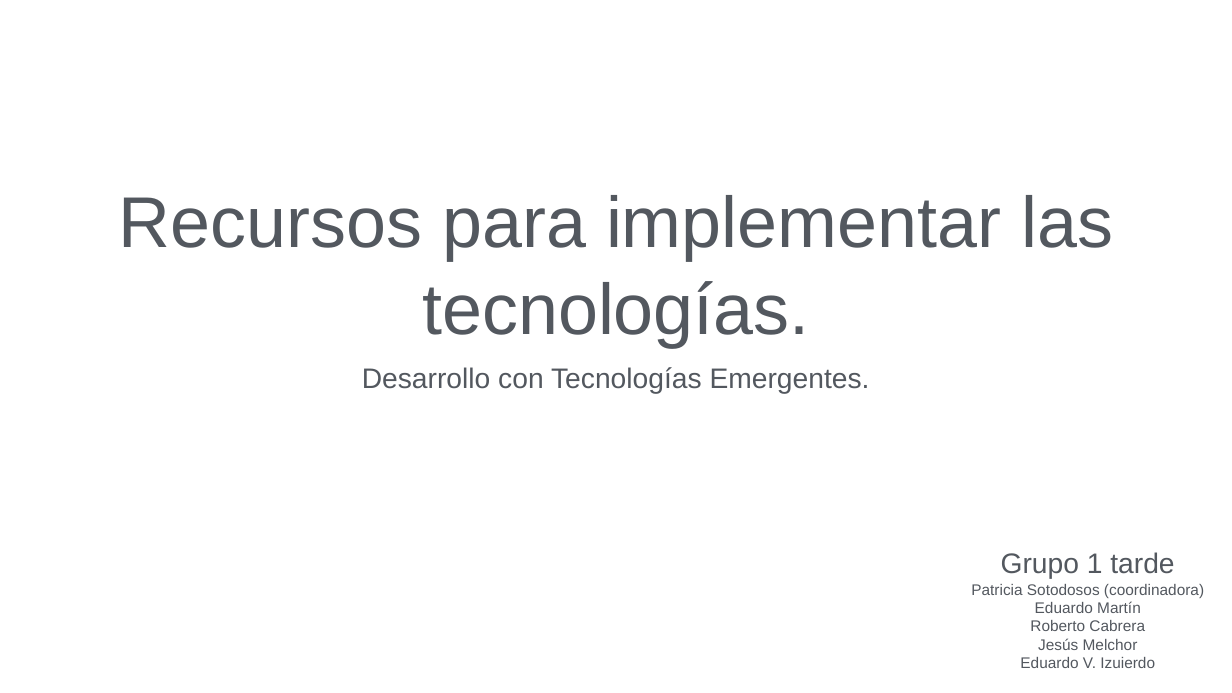
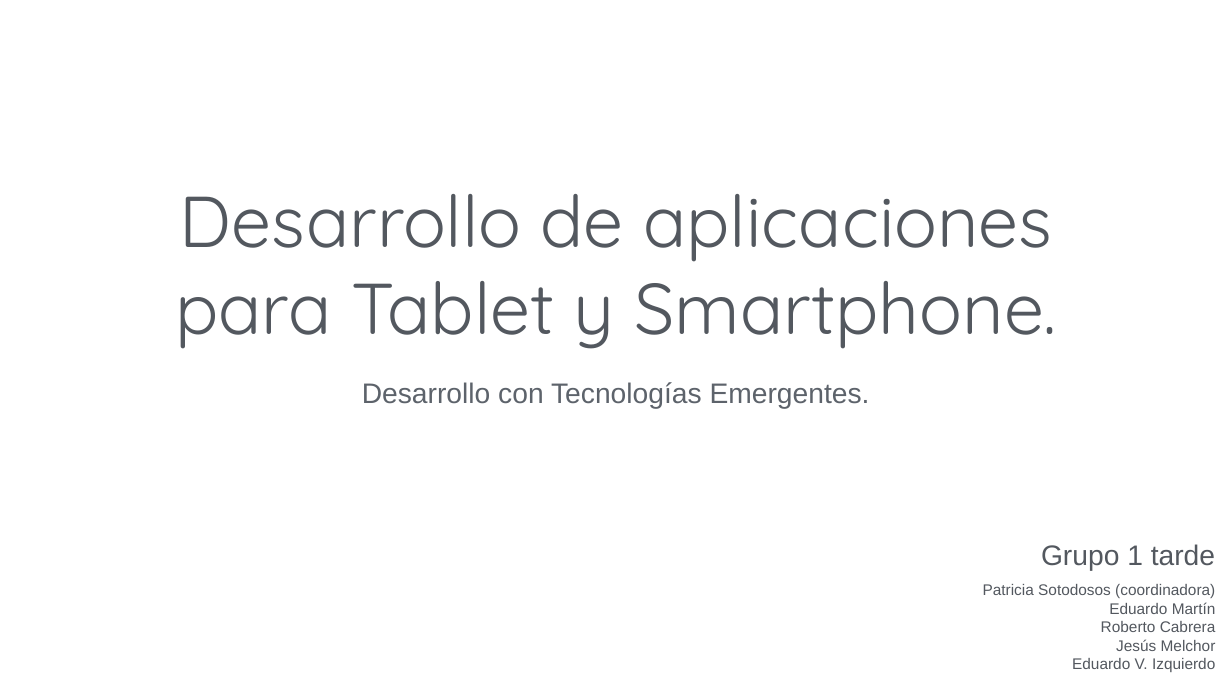
Before and after one commit to Patricia-Sotodosos/TG1, a slide deck: slide 1 of TG1_final.pptx. Drawn at 1232x693 pixels with LibreOffice and Linux fonts; fonts in the diff are those of the drawing. Boxes give left, top, right and bottom in pixels: in the first picture for what was removed or moved away, otherwise in the second. Text is boxed around its words. In the diff, an @@ line names an element or a change of style, - is before the commit and + after.

Commit message:
Trabajo final grupo 1 tarde (revisado)

```diff
--- a/TG1_final.pptx
+++ b/TG1_final.pptx
@@ title at (175, 194, 1057, 349): text changed; font Arial to Quicksand @@
-Recursos para implementar las tecnologías.
+Desarrollo de aplicaciones para Tablet y Smartphone.
@@ subtitle "Desarrollo con Tecnologías Emergentes.": place and size @@
-subtitle "Desarrollo con Tecnologías Emergentes." at (362, 367, 870, 394)
+subtitle "Desarrollo con Tecnologías Emergentes." at (362, 382, 870, 409)
@@ subtitle "Desarrollo con Tecnologías Emergentes." at (362, 382, 870, 409): text colour #53585F to #5D636B @@
@@ text "Grupo 1 tarde": place and size @@
-text "Grupo 1 tarde" at (971, 552, 1204, 668)
+text "Grupo 1 tarde" at (983, 544, 1216, 672)
@@ text at (983, 544, 1216, 651): alignment centre to right @@
@@ text at (1072, 658, 1215, 672): text changed @@
-Eduardo V. Izuierdo
+Eduardo V. Izquierdo
```
Also in this commit, not shown: 9 other slides changed, 2 slides added, 1 slide removed, 2 other files.
